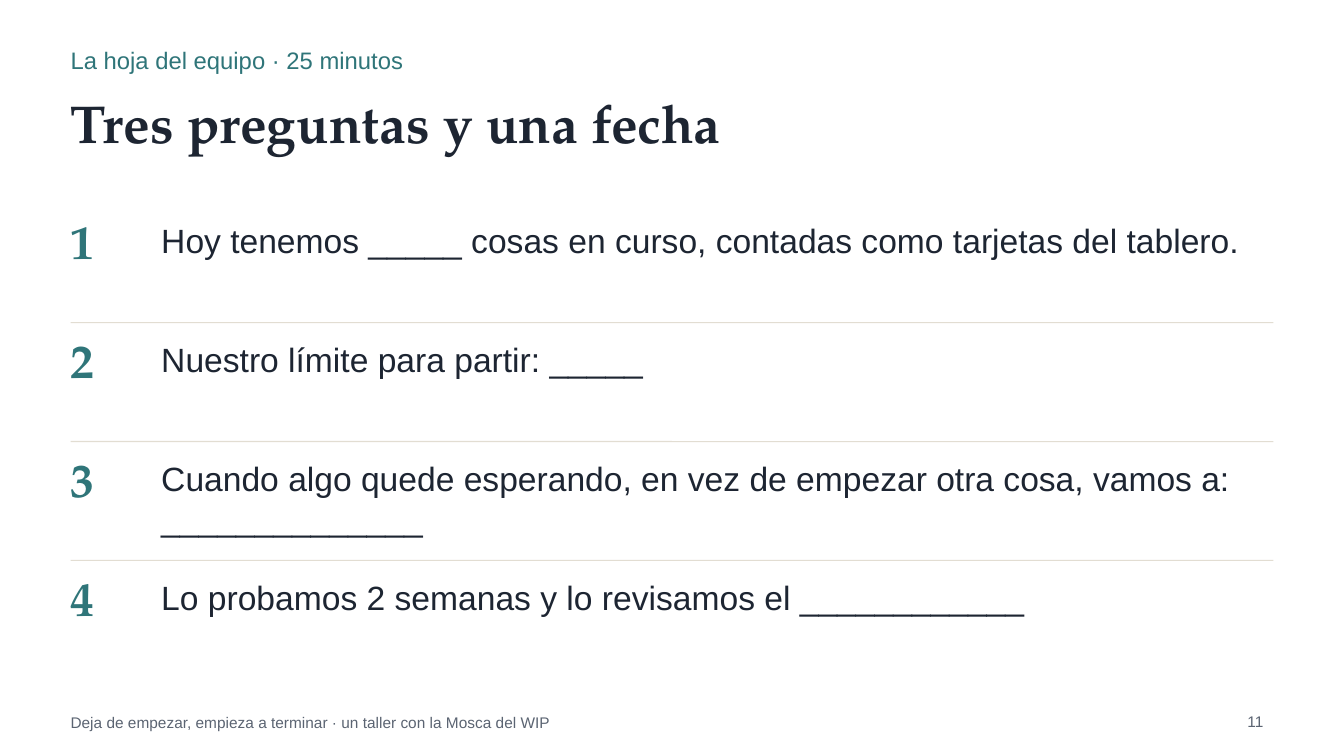
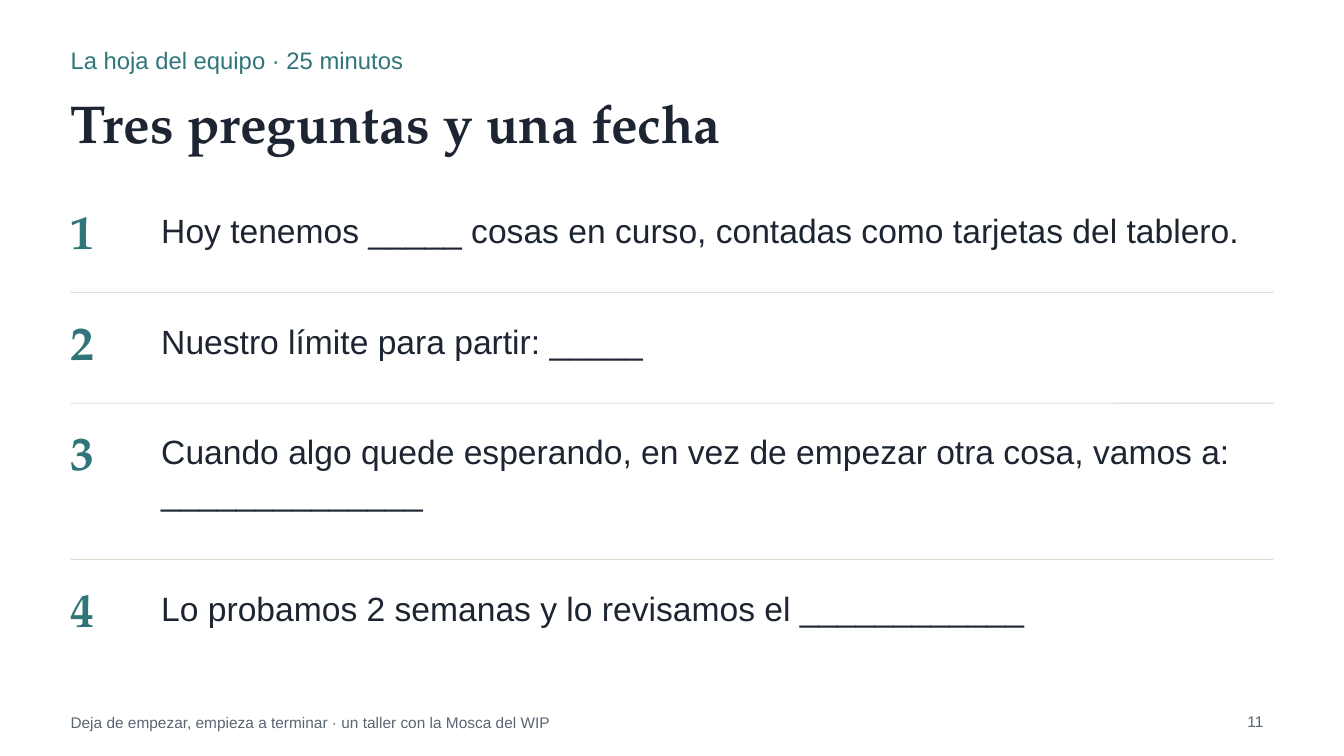
Before and after one commit to ferfelan/mosca-del-wip, a slide deck: slide 11 of public/taller/Mosca-del-WIP-Taller-Presentacion.pptx. Drawn at 1344x756 pixels with LibreOffice and Linux fonts; fonts in the diff are those of the drawing. Boxes give left, top, right and bottom in pixels: in the first picture for what was removed or moved away, otherwise in the second. Text is boxed around its words. In the diff, an @@ line names an element or a change of style, - is before the commit and + after.

```diff
--- a/public/taller/Mosca-del-WIP-Taller-Presentacion.pptx
+++ b/public/taller/Mosca-del-WIP-Taller-Presentacion.pptx
@@ text "1": place and size @@
-text "1" at (71,227,95,259)
+text "1" at (71,217,95,249)
@@ text "Hoy tenemos _____ cosas en ...": place and size @@
-text "Hoy tenemos _____ cosas en ..." at (161,228,1239,260)
+text "Hoy tenemos _____ cosas en ..." at (161,218,1239,250)
@@ line moved from (71, 323) - (1273, 323) to (71, 292) - (1273, 292) @@
@@ text "2": place and size @@
-text "2" at (71,346,95,378)
+text "2" at (71,328,95,360)
@@ text "Nuestro límite para partir: _____": place and size @@
-text "Nuestro límite para partir: _____" at (161,347,540,379)
+text "Nuestro límite para partir: _____" at (161,329,540,361)
@@ line moved from (71, 442) - (1273, 442) to (71, 403) - (1273, 403) @@
@@ text "3": place and size @@
-text "3" at (71,465,95,498)
+text "3" at (71,438,95,471)
@@ text "Cuando algo quede esperando, en ...": place and size @@
-text "Cuando algo quede esperando, en ..." at (161,466,1229,498)
+text "Cuando algo quede esperando, en ..." at (161,439,1229,471)
@@ text "4": place and size @@
-text "4" at (71,584,95,616)
+text "4" at (71,595,95,627)
@@ text "Lo probamos 2 semanas y ...": place and size @@
-text "Lo probamos 2 semanas y ..." at (161,585,790,617)
+text "Lo probamos 2 semanas y ..." at (161,596,790,628)
```
Also in this commit, not shown: 4 other slides changed, 18 other files.
